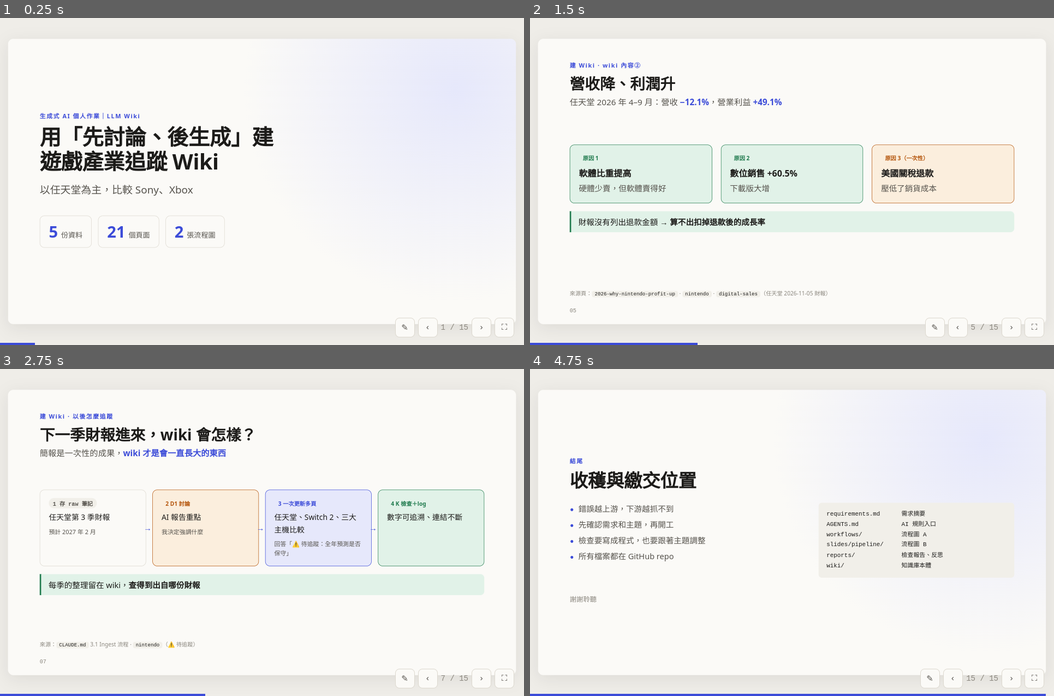
Above: before the commit, frames 1-4 (two rows, left to right).
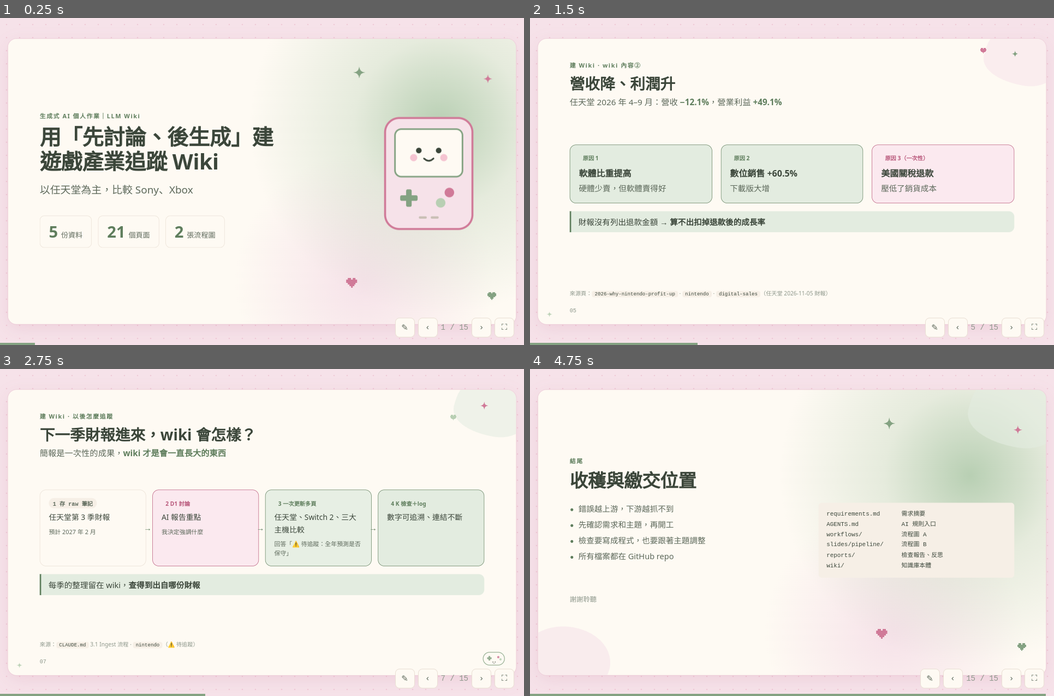
Above: after the commit, the same moments.

Repository: karen623/game-industry-llm-wiki
Game: browser game, page slides/game-industry-wiki.html
The game is run twice, just before and just after one commit, with the same random seed, the same clock (stepped at 60 frames per second) and the same inputs.
Inputs (mouse positions are in pixels of both pictures, inside the frame that each line leads up to):
- Up to frame 1 (0.25 s): no input
- Up to frame 2 (1.5 s): click (792, 181) at 0.27 s; hold Right from 1.03 s (still down); click (792, 210) at 1.07 s; tap Space at 1.1 s
- Up to frame 3 (2.75 s): release Right at 1.53 s; hold Down 1.58-1.85 s; tap Space at 1.6, 2.1, 2.6 s; click (162, 503) at 1.67 s; hold Left 1.9-2.47 s; click (361, 489) at 2.27 s; hold Right from 2.52 s (still down)
- Up to frame 4 (4.75 s): click (865, 588) at 2.87 s; tap Space every 0.5 s from 3.1 to 4.6 s; release Right at 3.18 s; hold Left 3.23-3.67 s; click (666, 604) at 3.47 s; hold Down 3.72-4.05 s; click (792, 473) at 4.07 s; hold Right 4.1-4.6 s; hold Down from 4.65 s (still down); click (943, 545) at 4.67 s

The runs differ from the first frame. In frame 1, 16% of the frame differs, in the area x 0-99%, y 1-100%; in frame 2, 2.4%; in frame 3, 2.8%; in frame 4, 14%.

Commit message:
簡報換成粉綠色系，加入可愛裝飾
Co-Authored-By: Claude Opus 5.5 <noreply@anthropic.com>

Diff:
--- a/slides/game-industry-wiki.html
+++ b/slides/game-industry-wiki.html
@@ -1,5 +1,5 @@
 <!doctype html>
-<html lang="zh-Hant">
+<html lang="zh-Hant" data-theme="light">
 <head>
 <meta charset="utf-8">
 <meta name="viewport" content="width=device-width, initial-scale=1">
@@ -213,6 +213,38 @@
 .steps.flow .card{position:relative}
 .steps.flow .card:not(:last-child)::after{content:"→";position:absolute;right:-15px;top:50%;transform:translateY(-50%);color:var(--accent);font-size:20px;font-weight:700}
 .plbl,.pcap{paint-order:stroke;stroke:var(--paper);stroke-width:5px;stroke-linejoin:round}
+/* === 色系：colorhunt F6E2E9 / FEFAF3 / B8CFB3 / 84A282 === */
+:root, :root[data-theme="light"]{
+  color-scheme: light;
+  --pink:#F6E2E9; --cream:#FEFAF3; --sage:#B8CFB3; --green:#84A282;
+  --bg:#F6E2E9; --paper:#FEFAF3; --ink:#3b463a; --ink-2:#5c685a; --ink-3:#8d978b; --line:#e9dfd4;
+  --accent:#5e7d5c; --accent-soft:#e7efe4; --on-accent:#FEFAF3;
+  --warn:#b8577a; --warn-soft:#fbe9ef; --good:#5e7d5c; --good-soft:#e3ece0;
+  --code-bg:#f6efe6; --bad-soft:#f9e3eb;
+  --t-company:#5e7d5c; --t-platform:#d07a98; --t-franchise:#c49a3c; --t-concept:#6f9fb3;
+  --t-comparison:#b0577a; --t-query:#8c7bb0; --t-source:#b8875a;
+  --t-technique:#5e7d5c; --t-model:#8c7bb0;
+}
+html,body{background:
+  radial-gradient(circle,#efc9d6 1.4px,transparent 1.6px) 0 0/24px 24px,
+  var(--bg)}
+.slide{box-shadow:0 12px 40px rgba(184,87,122,.12),0 0 0 1.5px #f1d6df;border-radius:22px}
+.card{border-radius:16px}
+.tag{border-radius:99px}
+.title-slide{background:radial-gradient(circle at 85% 30%,var(--sage) 0,rgba(184,207,179,.35) 18%,transparent 40%),radial-gradient(circle at 70% 85%,var(--pink) 0,transparent 30%),var(--paper)}
+.fill.before{background:#c9bfb5}
+.hb .f{background:var(--green)}
+.hb.hot .f{background:#d07a98}
+#bar i{background:var(--green)}
+.concl{border-radius:0 14px 14px 0}
+/* 可愛裝飾：放在每頁最底層，不擋內容 */
+.slide > *:not(.deco){position:relative;z-index:1}
+.slide > .pageno{position:absolute}
+.deco{position:absolute;inset:0;pointer-events:none;z-index:0;overflow:hidden}
+.deco svg{display:block}
+@keyframes bob{0%,100%{transform:translateY(0)}50%{transform:translateY(-6px)}}
+.deco .bob{animation:bob 4s ease-in-out infinite}
+@media (prefers-reduced-motion: reduce){.deco .bob{animation:none}}
 </style>
 </head>
 <body>
@@ -364,7 +396,7 @@
   <h2>流程圖 A：建 wiki</h2>
   <p class="lead" style="margin-bottom:6px">生成前<strong>討論</strong>、生成後<strong>自動檢查</strong></p>
   <svg id="flowA" viewBox="0 0 1120 330" style="width:100%;height:auto;margin-top:auto;margin-bottom:auto" role="img" aria-label="建 wiki 的流程圖"><g></g></svg>
-  <p class="src">橘色菱形＝人工討論／決定，灰色菱形＝自動檢查。Query 的好答案存回 <code>queries/</code> 後也要重跑 K。來源：<code>workflows/wiki-workflow.md</code></p>
+  <p class="src">粉紅色菱形＝人工討論／決定，灰色菱形＝自動檢查。Query 的好答案存回 <code>queries/</code> 後也要重跑 K。來源：<code>workflows/wiki-workflow.md</code></p>
   <aside class="notes" data-n="9">建 wiki 的流程裡，每個生成步驟前都有人工討論 D1，生成後有自動檢查 K。K 不通過就退回重新生成；lint 找到的缺口，由我決定要補資料還是修頁面。</aside>
 </section>
 
@@ -374,7 +406,7 @@
   <h2>流程圖 B：做簡報</h2>
   <p class="lead" style="margin-bottom:6px">需求關卡＋6 個階段＋5 道檢查，<strong>不通過就退回</strong></p>
   <svg id="pipe" viewBox="0 0 1240 300" style="width:100%;height:auto;margin-top:auto;margin-bottom:auto" role="img" aria-label="做簡報的流程圖"><g id="pipe-g"></g></svg>
-  <p class="src">橘色菱形＝需要人工確認。<strong style="color:var(--t-comparison)">R0 是後來新增的</strong>。來源：<code>slides/pipeline/README.md</code></p>
+  <p class="src">粉紅色菱形＝需要人工確認。<strong style="color:var(--t-comparison)">R0 是後來新增的</strong>。來源：<code>slides/pipeline/README.md</code></p>
   <aside class="notes" data-n="10">做簡報的流程有 6 個階段、5 道檢查，審閱發現的問題會依類型退回不同階段。最前面的 R0 需求確認，是我做完第一版之後才加上去的，原因在反思會講。</aside>
 </section>
 
@@ -598,6 +630,34 @@
 addEventListener('touchend',e=>{if(tx===null)return;const d=e.changedTouches[0].clientX-tx;if(Math.abs(d)>50)show(cur+(d<0?1:-1));tx=null});
 addEventListener('hashchange',()=>{const n=(parseInt(location.hash.slice(1))||1)-1; if(n!==cur)show(n)});
 show((parseInt(location.hash.slice(1))||1)-1);
+
+(function decorate(){
+  const sparkle=(c,s)=>`<svg width="${s}" height="${s}" viewBox="0 0 24 24"><path d="M12 0 C13 8 16 11 24 12 C16 13 13 16 12 24 C11 16 8 13 0 12 C8 11 11 8 12 0Z" fill="${c}"/></svg>`;
+  const heart=(c,s)=>`<svg width="${s}" height="${s}" viewBox="0 0 7 6" shape-rendering="crispEdges"><path d="M1 0h2v1h1V0h2v1h1v2H6v1H5v1H4v1H3V5H2V4H1V3H0V1h1z" fill="${c}"/></svg>`;
+  const pad=(s)=>`<svg width="${s}" height="${s*0.62}" viewBox="0 0 100 62"><rect x="2" y="2" width="96" height="58" rx="29" fill="#FEFAF3" stroke="#84A282" stroke-width="3"/><rect x="20" y="25" width="20" height="8" rx="2" fill="#84A282"/><rect x="26" y="19" width="8" height="20" rx="2" fill="#84A282"/><circle cx="70" cy="24" r="5" fill="#d07a98"/><circle cx="80" cy="34" r="5" fill="#B8CFB3"/><circle cx="46" cy="46" r="2" fill="#3b463a"/><circle cx="56" cy="46" r="2" fill="#3b463a"/><path d="M48 51 q3 3 6 0" stroke="#3b463a" stroke-width="1.6" fill="none" stroke-linecap="round"/></svg>`;
+  const blob=(c,w,h)=>`<svg width="${w}" height="${h}" viewBox="0 0 200 160"><path d="M40 20 C90 -10 170 10 190 60 C210 110 160 160 100 150 C40 140 -10 110 5 70 C12 45 20 30 40 20Z" fill="${c}"/></svg>`;
+  const handheld=`<svg width="260" height="300" viewBox="0 0 260 300"><rect x="20" y="10" width="220" height="280" rx="36" fill="#F6E2E9" stroke="#d07a98" stroke-width="5"/><rect x="45" y="38" width="170" height="120" rx="16" fill="#FEFAF3" stroke="#84A282" stroke-width="4"/><circle cx="105" cy="92" r="7" fill="#3b463a"/><circle cx="155" cy="92" r="7" fill="#3b463a"/><circle cx="92" cy="110" r="9" fill="#f3b6c8" opacity=".8"/><circle cx="168" cy="110" r="9" fill="#f3b6c8" opacity=".8"/><path d="M118 112 q12 12 24 0" stroke="#3b463a" stroke-width="4" fill="none" stroke-linecap="round"/><rect x="58" y="205" width="44" height="14" rx="4" fill="#84A282"/><rect x="73" y="190" width="14" height="44" rx="4" fill="#84A282"/><circle cx="182" cy="198" r="12" fill="#d07a98"/><circle cx="160" cy="224" r="12" fill="#B8CFB3"/><rect x="105" y="258" width="20" height="6" rx="3" fill="#c9bfb5"/><rect x="135" y="258" width="20" height="6" rx="3" fill="#c9bfb5"/></svg>`;
+  slides.forEach((s,i)=>{
+    const d=document.createElement('div'); d.className='deco'; d.setAttribute('aria-hidden','true');
+    if(s.classList.contains('title-slide')){
+      d.innerHTML=
+        (i===0?`<div class="bob" style="position:absolute;right:90px;top:190px">${handheld}</div>`:`<div style="position:absolute;right:-60px;top:-50px;opacity:.6">${blob('#e3ece0',260,210)}</div><div style="position:absolute;left:-50px;bottom:-60px;opacity:.6">${blob('#F6E2E9',240,190)}</div>`)+
+        `<div style="position:absolute;right:380px;top:70px">${sparkle('#84A282',30)}</div>`+
+        `<div style="position:absolute;right:60px;top:90px">${sparkle('#d07a98',22)}</div>`+
+        `<div style="position:absolute;right:400px;bottom:90px">${heart('#d07a98',28)}</div>`+
+        `<div style="position:absolute;right:50px;bottom:60px">${heart('#84A282',22)}</div>`;
+    }else{
+      const v=i%3;
+      d.innerHTML=
+        `<div style="position:absolute;right:-50px;top:-40px;opacity:.55">${blob(v===1?'#F6E2E9':'#e3ece0',210,170)}</div>`+
+        `<div style="position:absolute;right:${v===2?120:70}px;top:30px">${sparkle(v===1?'#84A282':'#d07a98',v===0?20:16)}</div>`+
+        `<div style="position:absolute;right:${v===2?40:150}px;top:${v===0?62:22}px">${heart(v===1?'#d07a98':'#B8CFB3',16)}</div>`+
+        `<div style="position:absolute;left:22px;bottom:18px;opacity:.9">${sparkle('#B8CFB3',14)}</div>`+
+        (v===0?`<div style="position:absolute;right:28px;bottom:24px;opacity:.85">${pad(56)}</div>`:'');
+    }
+    s.prepend(d);
+  });
+})();
 </script>
 </body>
 </html>
--- a/slides/pipeline/v4/03-deck.html
+++ b/slides/pipeline/v4/03-deck.html
@@ -1,5 +1,5 @@
 <!doctype html>
-<html lang="zh-Hant">
+<html lang="zh-Hant" data-theme="light">
 <head>
 <meta charset="utf-8">
 <meta name="viewport" content="width=device-width, initial-scale=1">
@@ -213,6 +213,38 @@
 .steps.flow .card{position:relative}
 .steps.flow .card:not(:last-child)::after{content:"→";position:absolute;right:-15px;top:50%;transform:translateY(-50%);color:var(--accent);font-size:20px;font-weight:700}
 .plbl,.pcap{paint-order:stroke;stroke:var(--paper);stroke-width:5px;stroke-linejoin:round}
+/* === 色系：colorhunt F6E2E9 / FEFAF3 / B8CFB3 / 84A282 === */
+:root, :root[data-theme="light"]{
+  color-scheme: light;
+  --pink:#F6E2E9; --cream:#FEFAF3; --sage:#B8CFB3; --green:#84A282;
+  --bg:#F6E2E9; --paper:#FEFAF3; --ink:#3b463a; --ink-2:#5c685a; --ink-3:#8d978b; --line:#e9dfd4;
+  --accent:#5e7d5c; --accent-soft:#e7efe4; --on-accent:#FEFAF3;
+  --warn:#b8577a; --warn-soft:#fbe9ef; --good:#5e7d5c; --good-soft:#e3ece0;
+  --code-bg:#f6efe6; --bad-soft:#f9e3eb;
+  --t-company:#5e7d5c; --t-platform:#d07a98; --t-franchise:#c49a3c; --t-concept:#6f9fb3;
+  --t-comparison:#b0577a; --t-query:#8c7bb0; --t-source:#b8875a;
+  --t-technique:#5e7d5c; --t-model:#8c7bb0;
+}
+html,body{background:
+  radial-gradient(circle,#efc9d6 1.4px,transparent 1.6px) 0 0/24px 24px,
+  var(--bg)}
+.slide{box-shadow:0 12px 40px rgba(184,87,122,.12),0 0 0 1.5px #f1d6df;border-radius:22px}
+.card{border-radius:16px}
+.tag{border-radius:99px}
+.title-slide{background:radial-gradient(circle at 85% 30%,var(--sage) 0,rgba(184,207,179,.35) 18%,transparent 40%),radial-gradient(circle at 70% 85%,var(--pink) 0,transparent 30%),var(--paper)}
+.fill.before{background:#c9bfb5}
+.hb .f{background:var(--green)}
+.hb.hot .f{background:#d07a98}
+#bar i{background:var(--green)}
+.concl{border-radius:0 14px 14px 0}
+/* 可愛裝飾：放在每頁最底層，不擋內容 */
+.slide > *:not(.deco){position:relative;z-index:1}
+.slide > .pageno{position:absolute}
+.deco{position:absolute;inset:0;pointer-events:none;z-index:0;overflow:hidden}
+.deco svg{display:block}
+@keyframes bob{0%,100%{transform:translateY(0)}50%{transform:translateY(-6px)}}
+.deco .bob{animation:bob 4s ease-in-out infinite}
+@media (prefers-reduced-motion: reduce){.deco .bob{animation:none}}
 </style>
 </head>
 <body>
@@ -364,7 +396,7 @@
   <h2>流程圖 A：建 wiki</h2>
   <p class="lead" style="margin-bottom:6px">生成前<strong>討論</strong>、生成後<strong>自動檢查</strong></p>
   <svg id="flowA" viewBox="0 0 1120 330" style="width:100%;height:auto;margin-top:auto;margin-bottom:auto" role="img" aria-label="建 wiki 的流程圖"><g></g></svg>
-  <p class="src">橘色菱形＝人工討論／決定，灰色菱形＝自動檢查。Query 的好答案存回 <code>queries/</code> 後也要重跑 K。來源：<code>workflows/wiki-workflow.md</code></p>
+  <p class="src">粉紅色菱形＝人工討論／決定，灰色菱形＝自動檢查。Query 的好答案存回 <code>queries/</code> 後也要重跑 K。來源：<code>workflows/wiki-workflow.md</code></p>
   <aside class="notes" data-n="9">建 wiki 的流程裡，每個生成步驟前都有人工討論 D1，生成後有自動檢查 K。K 不通過就退回重新生成；lint 找到的缺口，由我決定要補資料還是修頁面。</aside>
 </section>
 
@@ -374,7 +406,7 @@
   <h2>流程圖 B：做簡報</h2>
   <p class="lead" style="margin-bottom:6px">需求關卡＋6 個階段＋5 道檢查，<strong>不通過就退回</strong></p>
   <svg id="pipe" viewBox="0 0 1240 300" style="width:100%;height:auto;margin-top:auto;margin-bottom:auto" role="img" aria-label="做簡報的流程圖"><g id="pipe-g"></g></svg>
-  <p class="src">橘色菱形＝需要人工確認。<strong style="color:var(--t-comparison)">R0 是後來新增的</strong>。來源：<code>slides/pipeline/README.md</code></p>
+  <p class="src">粉紅色菱形＝需要人工確認。<strong style="color:var(--t-comparison)">R0 是後來新增的</strong>。來源：<code>slides/pipeline/README.md</code></p>
   <aside class="notes" data-n="10">做簡報的流程有 6 個階段、5 道檢查，審閱發現的問題會依類型退回不同階段。最前面的 R0 需求確認，是我做完第一版之後才加上去的，原因在反思會講。</aside>
 </section>
 
@@ -598,6 +630,34 @@
 addEventListener('touchend',e=>{if(tx===null)return;const d=e.changedTouches[0].clientX-tx;if(Math.abs(d)>50)show(cur+(d<0?1:-1));tx=null});
 addEventListener('hashchange',()=>{const n=(parseInt(location.hash.slice(1))||1)-1; if(n!==cur)show(n)});
 show((parseInt(location.hash.slice(1))||1)-1);
+
+(function decorate(){
+  const sparkle=(c,s)=>`<svg width="${s}" height="${s}" viewBox="0 0 24 24"><path d="M12 0 C13 8 16 11 24 12 C16 13 13 16 12 24 C11 16 8 13 0 12 C8 11 11 8 12 0Z" fill="${c}"/></svg>`;
+  const heart=(c,s)=>`<svg width="${s}" height="${s}" viewBox="0 0 7 6" shape-rendering="crispEdges"><path d="M1 0h2v1h1V0h2v1h1v2H6v1H5v1H4v1H3V5H2V4H1V3H0V1h1z" fill="${c}"/></svg>`;
+  const pad=(s)=>`<svg width="${s}" height="${s*0.62}" viewBox="0 0 100 62"><rect x="2" y="2" width="96" height="58" rx="29" fill="#FEFAF3" stroke="#84A282" stroke-width="3"/><rect x="20" y="25" width="20" height="8" rx="2" fill="#84A282"/><rect x="26" y="19" width="8" height="20" rx="2" fill="#84A282"/><circle cx="70" cy="24" r="5" fill="#d07a98"/><circle cx="80" cy="34" r="5" fill="#B8CFB3"/><circle cx="46" cy="46" r="2" fill="#3b463a"/><circle cx="56" cy="46" r="2" fill="#3b463a"/><path d="M48 51 q3 3 6 0" stroke="#3b463a" stroke-width="1.6" fill="none" stroke-linecap="round"/></svg>`;
+  const blob=(c,w,h)=>`<svg width="${w}" height="${h}" viewBox="0 0 200 160"><path d="M40 20 C90 -10 170 10 190 60 C210 110 160 160 100 150 C40 140 -10 110 5 70 C12 45 20 30 40 20Z" fill="${c}"/></svg>`;
+  const handheld=`<svg width="260" height="300" viewBox="0 0 260 300"><rect x="20" y="10" width="220" height="280" rx="36" fill="#F6E2E9" stroke="#d07a98" stroke-width="5"/><rect x="45" y="38" width="170" height="120" rx="16" fill="#FEFAF3" stroke="#84A282" stroke-width="4"/><circle cx="105" cy="92" r="7" fill="#3b463a"/><circle cx="155" cy="92" r="7" fill="#3b463a"/><circle cx="92" cy="110" r="9" fill="#f3b6c8" opacity=".8"/><circle cx="168" cy="110" r="9" fill="#f3b6c8" opacity=".8"/><path d="M118 112 q12 12 24 0" stroke="#3b463a" stroke-width="4" fill="none" stroke-linecap="round"/><rect x="58" y="205" width="44" height="14" rx="4" fill="#84A282"/><rect x="73" y="190" width="14" height="44" rx="4" fill="#84A282"/><circle cx="182" cy="198" r="12" fill="#d07a98"/><circle cx="160" cy="224" r="12" fill="#B8CFB3"/><rect x="105" y="258" width="20" height="6" rx="3" fill="#c9bfb5"/><rect x="135" y="258" width="20" height="6" rx="3" fill="#c9bfb5"/></svg>`;
+  slides.forEach((s,i)=>{
+    const d=document.createElement('div'); d.className='deco'; d.setAttribute('aria-hidden','true');
+    if(s.classList.contains('title-slide')){
+      d.innerHTML=
+        (i===0?`<div class="bob" style="position:absolute;right:90px;top:190px">${handheld}</div>`:`<div style="position:absolute;right:-60px;top:-50px;opacity:.6">${blob('#e3ece0',260,210)}</div><div style="position:absolute;left:-50px;bottom:-60px;opacity:.6">${blob('#F6E2E9',240,190)}</div>`)+
+        `<div style="position:absolute;right:380px;top:70px">${sparkle('#84A282',30)}</div>`+
+        `<div style="position:absolute;right:60px;top:90px">${sparkle('#d07a98',22)}</div>`+
+        `<div style="position:absolute;right:400px;bottom:90px">${heart('#d07a98',28)}</div>`+
+        `<div style="position:absolute;right:50px;bottom:60px">${heart('#84A282',22)}</div>`;
+    }else{
+      const v=i%3;
+      d.innerHTML=
+        `<div style="position:absolute;right:-50px;top:-40px;opacity:.55">${blob(v===1?'#F6E2E9':'#e3ece0',210,170)}</div>`+
+        `<div style="position:absolute;right:${v===2?120:70}px;top:30px">${sparkle(v===1?'#84A282':'#d07a98',v===0?20:16)}</div>`+
+        `<div style="position:absolute;right:${v===2?40:150}px;top:${v===0?62:22}px">${heart(v===1?'#d07a98':'#B8CFB3',16)}</div>`+
+        `<div style="position:absolute;left:22px;bottom:18px;opacity:.9">${sparkle('#B8CFB3',14)}</div>`+
+        (v===0?`<div style="position:absolute;right:28px;bottom:24px;opacity:.85">${pad(56)}</div>`:'');
+    }
+    s.prepend(d);
+  });
+})();
 </script>
 </body>
 </html>
Not shown, changed: slides/pipeline/v4/04-review.md
Not shown, changed: wiki/log.md
